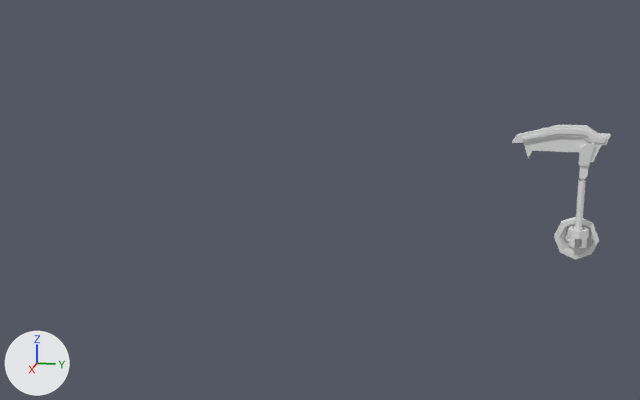
One commit to the FBX model Assets/Project/Visuals/Models/Weapons/Scythe.fbx: the scene before it, then after it.
One viewpoint serves both versions: a 50 mm lens placed at (15.34, -1.47, 4.35), pointed at (0.12, -4.51, 0.55). Lighting does not change. The marker at lower left points along +X, +Y and +Z. Where no turn or scale is listed for an object, it has been applied to the vertices.

The first picture shows 'Base', 'Handle', 'Skythe'.
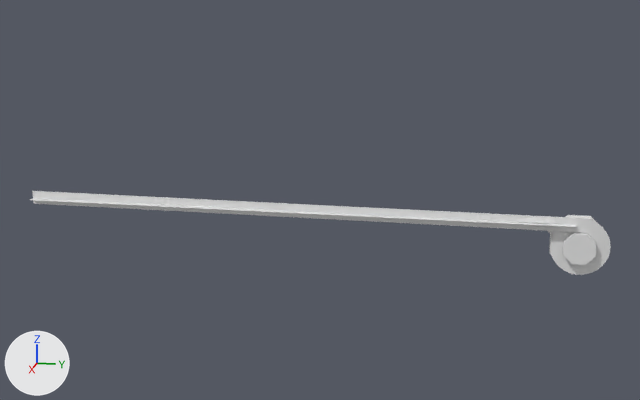
Changed parts and their boxes [x1, y1, x2, y2] in the pictures (640 x 400 px):
'SpearChains', added
    after: [30, 191, 611, 275]
'Skythe', deleted
    before: [512, 125, 611, 181]
'Base', reshaped
    before: [554, 216, 599, 260]
    after: [549, 215, 597, 265]
'Handle', deleted
    before: [568, 180, 589, 248]
'SpearHead', added
    after: [511, 216, 556, 233]

What changed in the scene script:
```text
Add mat_материал:
    mat_материал = principled_material('Материал')
    mat_материал.base_color = (0.8, 0.8, 0.8)  # white #e7e7e7
Change me_меш_002:
    used by ob_base; location = (0.0, 0.0, 0.0)
    remove me_меш_002.from_pydata(...)  # 154 vertices, 193 faces; spans x -0.296..0.054, y -0.378..0.378, z -0.378..0.378
    add me_меш_002.from_pydata(...)  # 66 vertices, 72 faces; spans x 0.0..0.505, y -0.462..0.462, z -0.462..0.462
    me_меш_002 part 1: the whole mesh is rebuilt
Add me_меш_001:
    me_меш_001.from_pydata(...)  # 102 vertices, 49 faces; spans x 0.27..0.56, y -10.0..0.51, z -0.49..0.52
    me_меш_001.materials.append(mat_материал)  # white #e7e7e7
Add me_меш_002_1:
    me_меш_002_1.from_pydata(...)  # 47 vertices, 45 faces; spans x 0.42..0.465, y -1.209..-0.408, z 0.236..0.536
Remove ob_handle:
    ob_handle = bpy.data.objects.new('Handle', me_меш)
    ob_handle.location = (0.0, 0.0, 0.0)
Remove ob_skythe:
    ob_skythe = bpy.data.objects.new('Skythe', me_меш_003)
    ob_skythe.location = (0.0, 0.0, 0.0)
Add ob_spearchains:
    ob_spearchains = bpy.data.objects.new('SpearChains', me_меш_001)
    ob_spearchains.location = (-0.03, 0.0, 0.0)
Add ob_spearhead:
    ob_spearhead = bpy.data.objects.new('SpearHead', me_меш_002_1)
    ob_spearhead.location = (-0.03, 0.0, 0.0)
```
